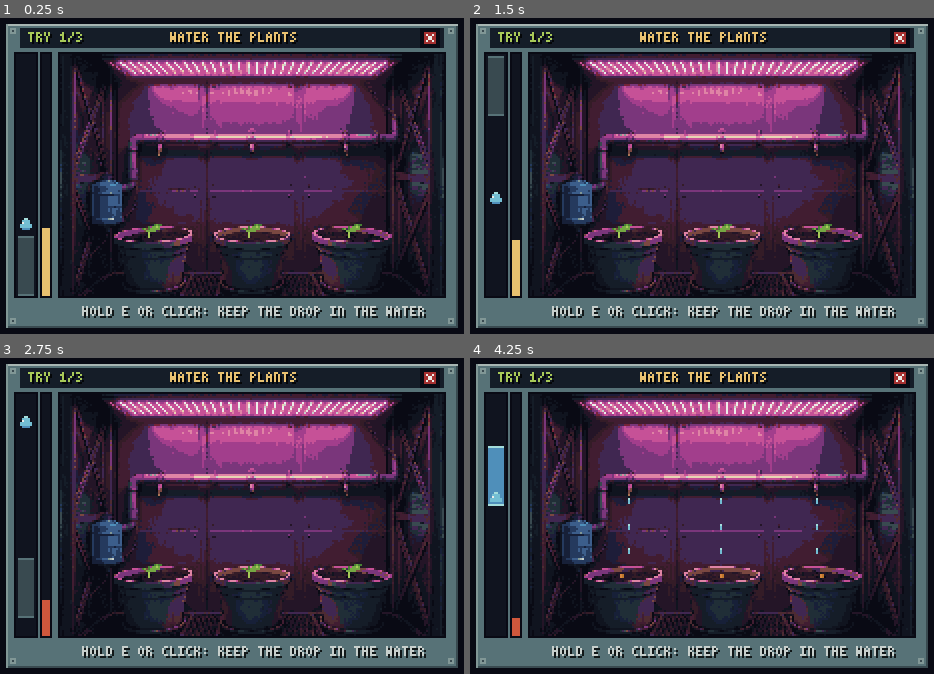
Above: before the commit, frames 1-4 (two rows, left to right).
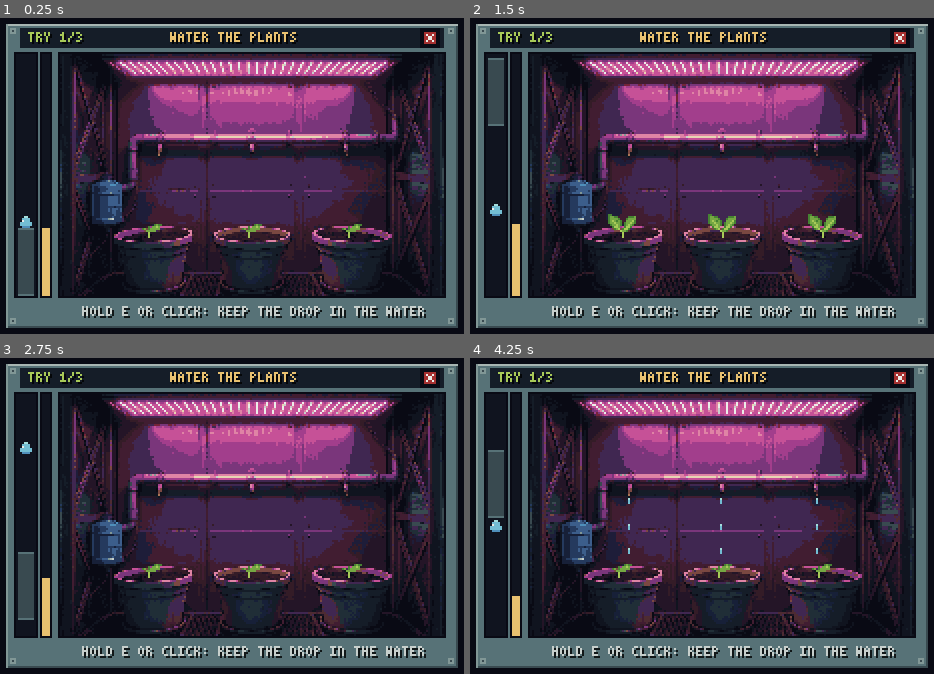
Above: after the commit, the same moments.

Repository: HattoriLoL/Artemis-Adventure
Game: Godot game, scene res://cenas/minigame_estufa.tscn
Same seed, same stepped clock (60 frames per second), same inputs: the game is played once before the commit and once after it. This scene is started directly instead of the project's main scene.
Inputs (mouse positions are in pixels of both pictures, inside the frame that each line leads up to):
- Up to frame 1 (0.25 s): no input
- Up to frame 2 (1.5 s): tap Enter (ui_accept) at 0.5, 0.77 s; move the mouse to (864, 157) at 0.52 s; hold Right (ui_right) 0.53-1.28 s; hold E (usar) 0.53-1.28 s; click (864, 157) at 0.67 s; move the mouse to (595, 194) at 1.27 s; hold Down (ui_down) from 1.28 s (still down); tap Shift at 1.35 s
- Up to frame 3 (2.75 s): tap Enter (ui_accept) at 1.52 s; move the mouse to (315, 437) at 2.02 s; release Down (ui_down) at 2.03 s; hold Right (ui_right) from 2.03 s (still down); tap X at 2.1 s
- Up to frame 4 (4.25 s): move the mouse to (688, 588) at 2.77 s; release Right (ui_right) at 2.78 s; hold Up (ui_up) 2.78-3.53 s; tap J at 2.85 s; click (688, 588) at 2.92 s; tap Enter (ui_accept) at 3.02, 3.77 s; move the mouse to (915, 569) at 3.52 s; hold Left (ui_left) from 3.53 s (still down); hold E (usar) from 3.53 s (still down)

The runs differ from the first frame. In frame 1, 0.2% of the frame differs, in the area x 3-8%, y 62-70%; in frame 2, 1.1%; in frame 3, 0.6%; in frame 4, 1.3%, in the area x 3-79%, y 27-88%.

Commit message:
Regar: um pouco mais fácil
- Jato de 30 para 34 px, gota de 48 para 44 px/s e trocando de destino a cada 0,6 a 1,4 s (era 0,5 a 1,3).
- Errar pune menos (ESVAZIA 0,09 -> 0,075); ENCHE 0,11 -> 0,105 para a rodada continuar com a mesma duração.
- Num jogador simulado com reação atrasada, a vitória foi de 3/25 para 40/40 partidas.

Diff:
--- a/jogo/scripts/minigame_estufa.gd
+++ b/jogo/scripts/minigame_estufa.gd
@@ -47,17 +47,17 @@
 const BARRA := Rect2(55, 29, 4, 121)            # medidor de crescimento
 
 # --- jogo (mexa aqui para deixar mais fácil ou mais difícil)
-const ALT_JATO := 30.0                          # altura do jato, em pixels (maior = mais fácil)
+const ALT_JATO := 34.0                          # altura do jato, em pixels (maior = mais fácil)
 const SUBIDA := 340.0                           # aceleração para cima segurando, px/s²
 const GRAVIDADE := 300.0                        # aceleração para baixo soltando, px/s²
 const VEL_MAX := 130.0                          # velocidade máxima do jato, px/s
 const QUIQUE := 0.6                             # quanto o jato quica no fundo (0 = não quica)
 const QUIQUE_MIN := 20.0                        # abaixo dessa velocidade ele só para (senão treme no fundo)
 const T_IMPACTO := 0.2                          # duração do respingo e do achatamento ao bater no fundo
-const VEL_GOTA := 48.0                          # velocidade da gota, px/s
-const TROCA_GOTA := Vector2(0.5, 1.3)           # a gota escolhe um novo destino a cada 0,5 a 1,3 s
-const ENCHE := 0.11                             # crescimento por segundo com a gota no jato
-const ESVAZIA := 0.09                           # crescimento perdido por segundo com a gota fora
+const VEL_GOTA := 44.0                          # velocidade da gota, px/s
+const TROCA_GOTA := Vector2(0.6, 1.4)           # a gota escolhe um novo destino a cada 0,6 a 1,4 s
+const ENCHE := 0.105                            # crescimento por segundo com a gota no jato
+const ESVAZIA := 0.075                          # crescimento perdido por segundo com a gota fora
 const COMECO := 0.3                             # crescimento no começo de cada rodada
 const TENTATIVAS := 3
 
